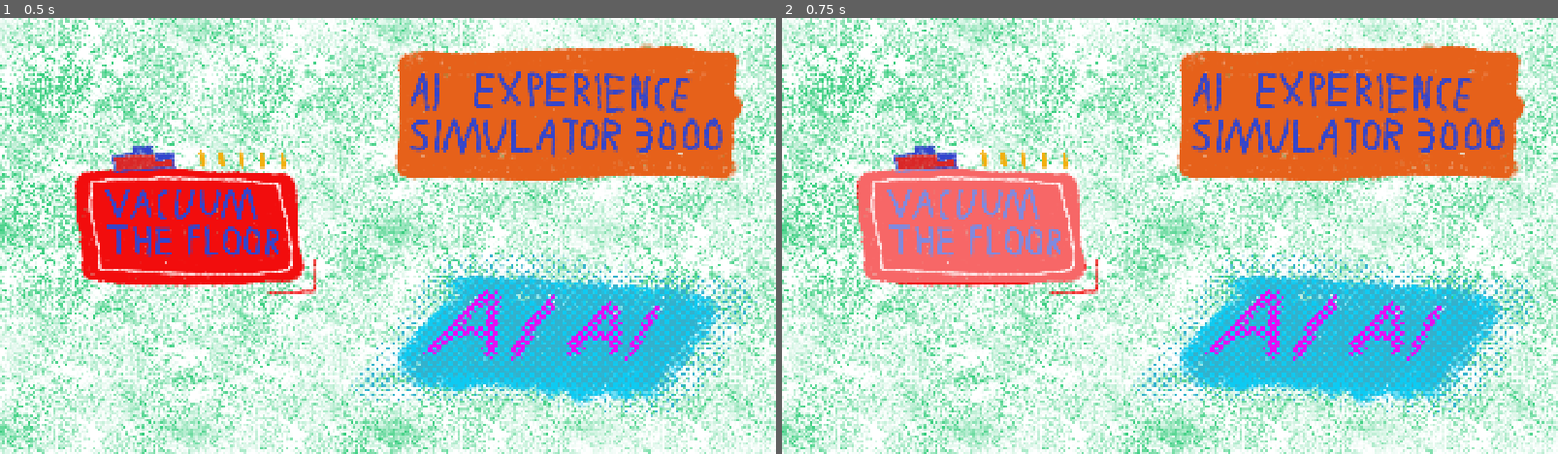
Above: before the commit, frames 1-2 (left to right).
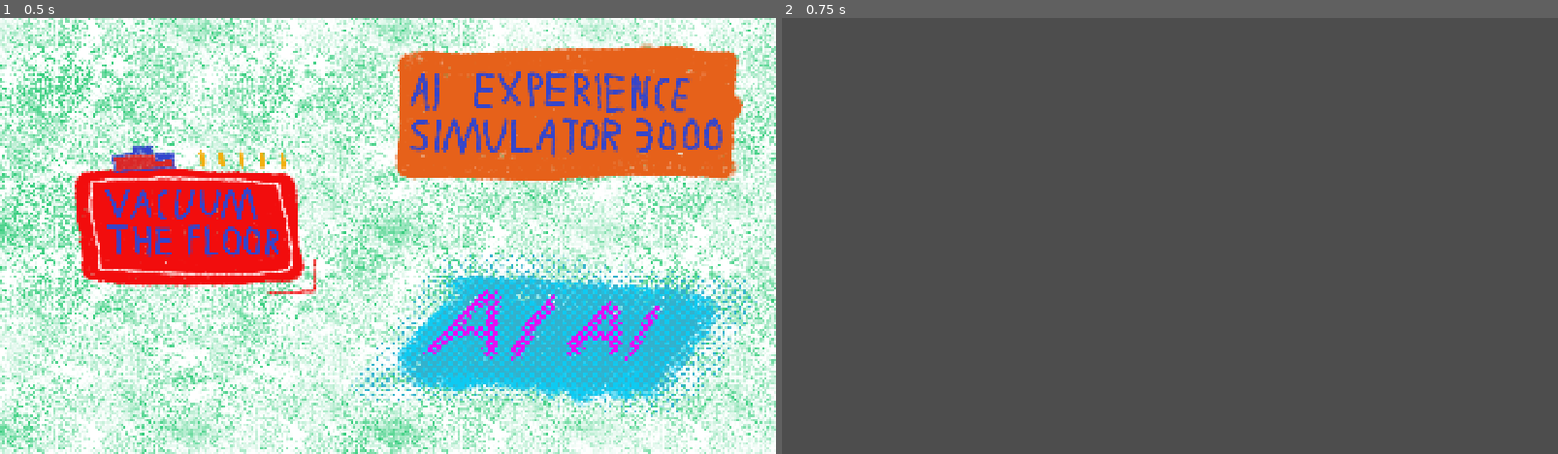
Above: after the commit, the same moments.

Repository: AkiPoh/ai-experience-simulator-3000
Game: Godot game, scene res://menu/menu.tscn
Two runs of this game, one before a commit and one after it. Both use one fixed random seed, a clock stepped at 60 frames per second and the inputs below.
Inputs (mouse positions are in pixels of both pictures, inside the frame that each line leads up to):
- Up to frame 1 (0.5 s): no input
- Up to frame 2 (0.75 s): click (968, 227) at 0.5 s

Frame 1 is identical in both runs. In frame 2, 100% of the frame differs, in the area x 0-100%, y 0-100%.
Error before the commit: Parse Error: Too few arguments for "change_scene_to_file()" call. Expected at least 1 but received 0. (res://menu/menu.gd:15)

Commit message:
Start work on level 1 and coin in G

Diff:
--- /dev/null
+++ b/godot-game/level1/coin/coin.tscn
@@ -0,0 +1,7 @@
+[gd_scene format=3 uid="uid://dv6hsgtmmsv84"]
+
+[node name="Coin" type="Area2D"]
+
+[node name="CollisionShape2D" type="CollisionShape2D" parent="."]
+
+[node name="Sprite2D" type="Sprite2D" parent="."]
--- /dev/null
+++ b/godot-game/level1/level_1.tscn
@@ -0,0 +1,15 @@
+[gd_scene format=3 uid="uid://gknarqs2e6u7"]
+
+[node name="Level1" type="Node2D"]
+
+[node name="Vacuum" type="CharacterBody2D" parent="."]
+
+[node name="CollisionShape2D" type="CollisionShape2D" parent="Vacuum"]
+
+[node name="Sprite2D" type="Sprite2D" parent="Vacuum"]
+
+[node name="Platforms" type="Node2D" parent="."]
+
+[node name="Coins" type="Node2D" parent="."]
+
+[node name="UI" type="CanvasLayer" parent="."]
--- a/godot-game/menu/menu.gd
+++ b/godot-game/menu/menu.gd
@@ -12,4 +12,4 @@
 
 
 func _on_level1_pressed() -> void:
-	get_tree().change_scene_to_file()
+	get_tree().change_scene_to_file("res://level1/level_1.tscn")
